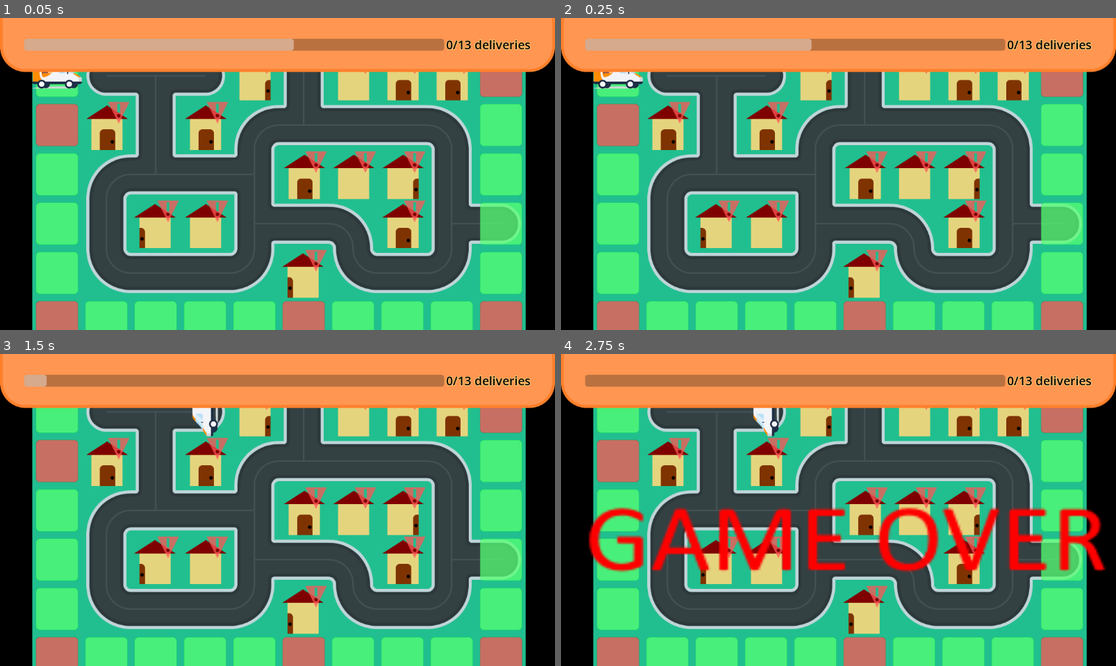
Above: before the commit, frames 1-4 (two rows, left to right).
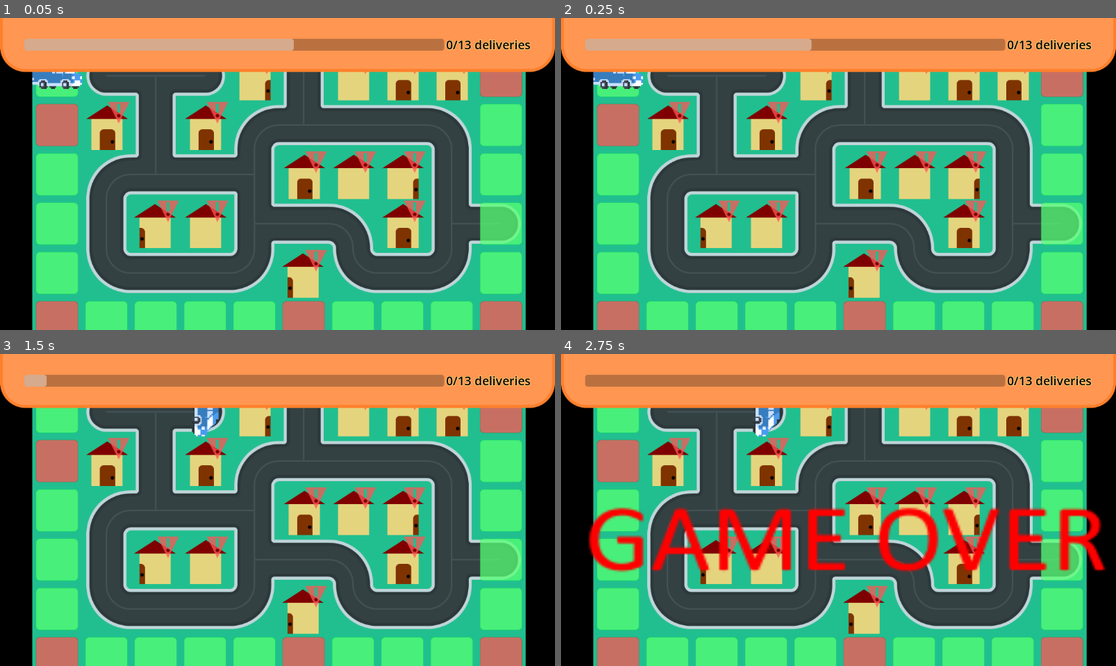
Above: after the commit, the same moments.

Repository: DamienKusters/gmtk2026jam
Game: Godot game, scene res://nodes/game.tscn
The game is run twice, just before and just after one commit, with the same random seed, the same clock (stepped at 60 frames per second) and the same inputs.
Inputs:
- Up to frame 1 (0.05 s): no input
- Up to frame 2 (0.25 s): no input
- Up to frame 3 (1.5 s): hold D (right) 0.53-1.28 s; hold S (down) from 1.28 s (still down)
- Up to frame 4 (2.75 s): release S (down) at 2.03 s; hold D (right) from 2.03 s (still down)

The runs differ from the first frame. In frame 1, 0.5% of the frame differs, in the area x 5-15%, y 17-23%; in frame 2, 0.5%; in frame 3, 0.4%; in frame 4, 0.4%.

Commit message:
feat: Update van texture

Diff:
--- a/nodes/game.tscn
+++ b/nodes/game.tscn
@@ -160,6 +160,7 @@
 [sub_resource type="AtlasTexture" id="AtlasTexture_ogq8d"]
 atlas = ExtResource("5_iae2t")
 region = Rect2(0, 0, 128, 128)
+filter_clip = true
 
 [node name="Game" type="Node2D" unique_id=1679078195]
 script = ExtResource("1_iae2t")
Not shown, added: export_presets.cfg
Binary file added: nodes/ui/genericItem_color_037.png
Not shown, added: nodes/ui/genericItem_color_037.png.import
Binary file added: nodes/ui/genericItem_color_158.png
Not shown, added: nodes/ui/genericItem_color_158.png.import
Binary file changed: nodes/van/van.png
Not shown, changed: .gitignore
